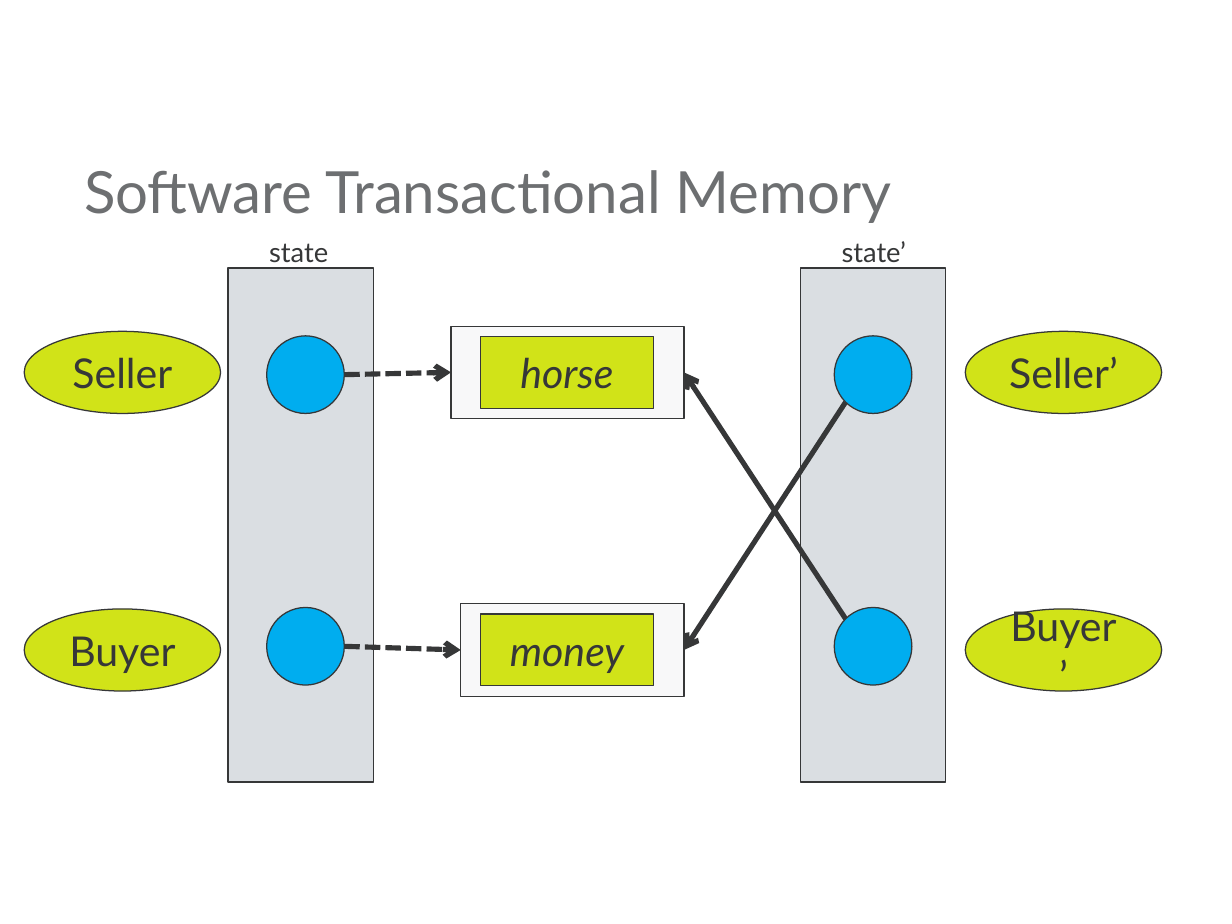
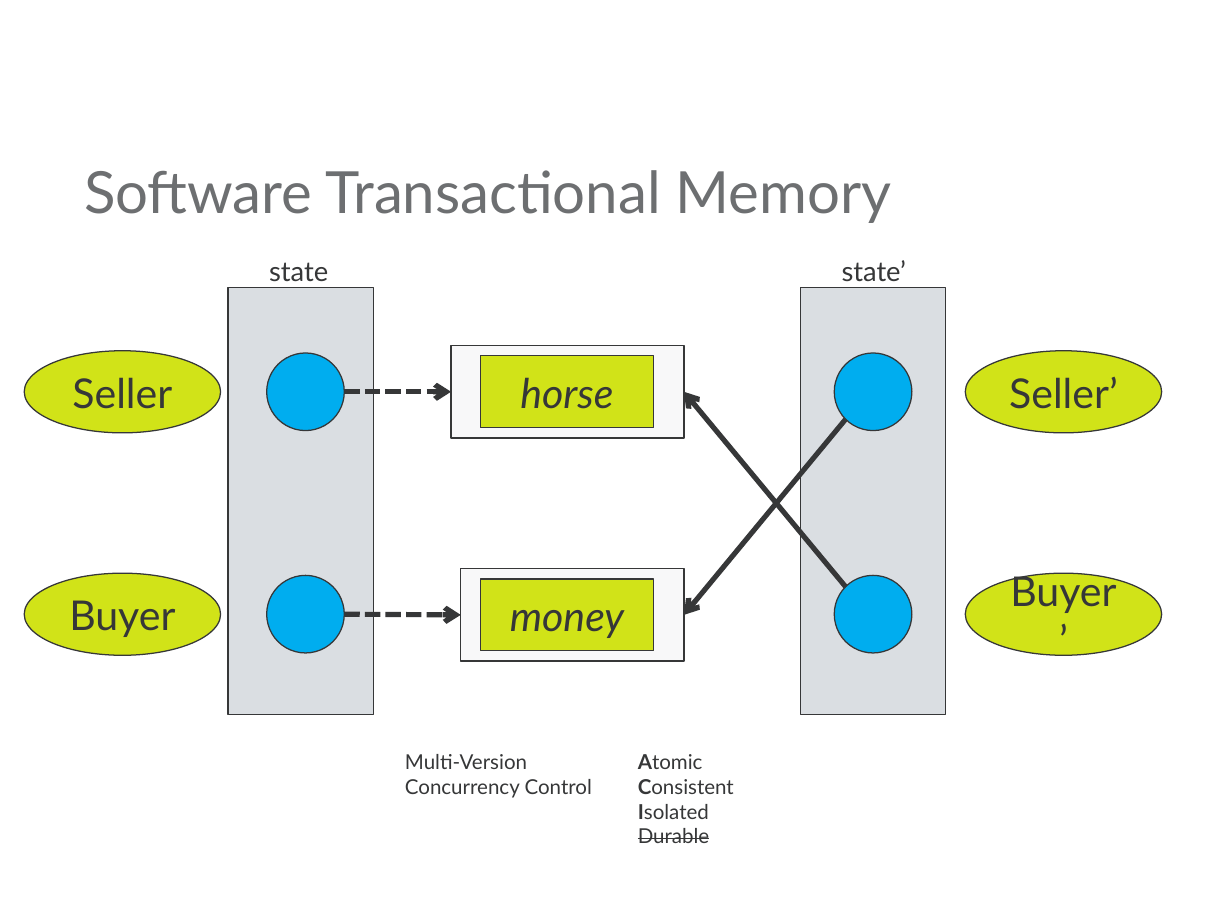
Before and after one commit to mjul/top-10-clojure-ndc-2011, a slide deck: slide 18 of Top Things to Learn From Clojure.pptx. Drawn at 1232x924 pixels with LibreOffice and Linux fonts; fonts in the diff are those of the drawing; background and template pictures are left out. Boxes give left, top, right and bottom in pixels: in the first picture for what was removed or moved away, otherwise in the second. Text is boxed around its words. In the diff, an @@ line names an element or a change of style, - is before the commit and + after.

```diff
--- a/Top Things to Learn From Clojure.pptx
+++ b/Top Things to Learn From Clojure.pptx
@@ rectangle: place and size @@
-rectangle at (228,269,373,782)
+rectangle at (228,287,373,713)
@@ rectangle: place and size @@
-rectangle at (801,269,946,782)
+rectangle at (801,287,946,713)
@@ 4 ellipses, 2 rectangles, 2 texts, 1 arrow: place and size @@
-4 ellipses, 2 rectangles, 2 texts, 1 arrow at (25,241,1161,419)
+4 ellipses, 2 rectangles, 2 texts, 1 arrow at (25,260,1161,439)
@@ arrow moved from (845, 618) - (684, 372) to (845, 586) - (684, 392) @@
@@ arrow moved from (845, 402) - (684, 650) to (845, 419) - (684, 615) @@
@@ 2 rectangles, 2 ellipses: place and size @@
-2 rectangles, 2 ellipses at (25,604,1161,696)
+2 rectangles, 2 ellipses at (25,569,1161,662)
@@ 2 ellipses, 1 arrow: place and size @@
-2 ellipses, 1 arrow at (267,607,912,685)
+2 ellipses, 1 arrow at (267,575,912,653)
@@ text added at (405,754,592,798), 12 pt, text #363738 @@
+Multi-Version
+Concurrency Control
@@ text added at (638,754,734,843), 12 pt, text #363738 @@
+Atomic
+Consistent
+Isolated
+Durable
```
Also in this commit, not shown: 8 other slides changed, 2 other files.
